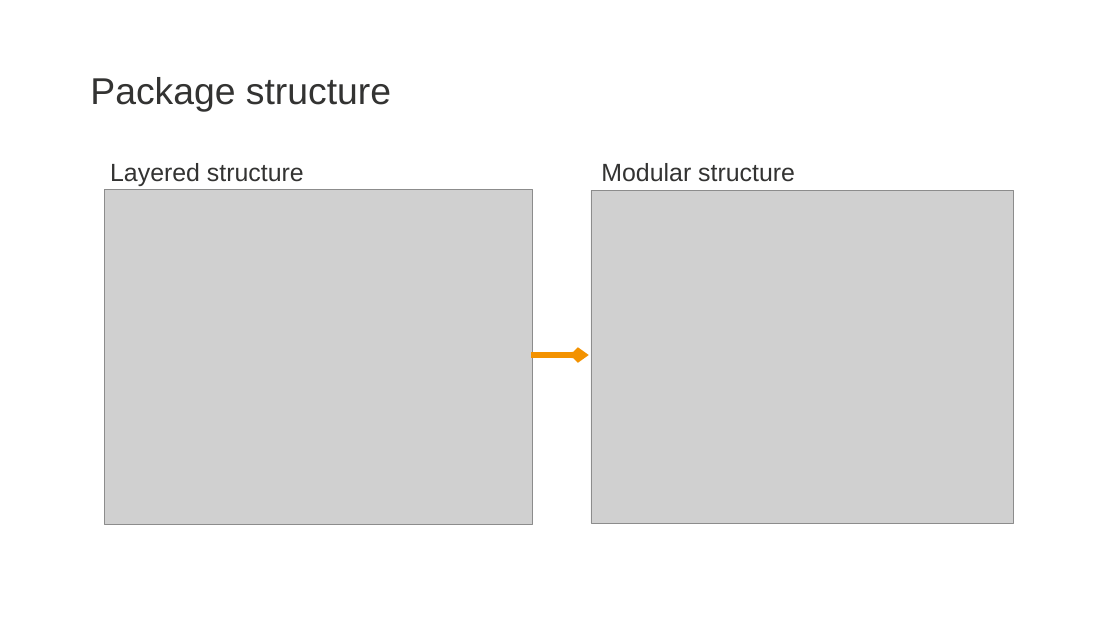
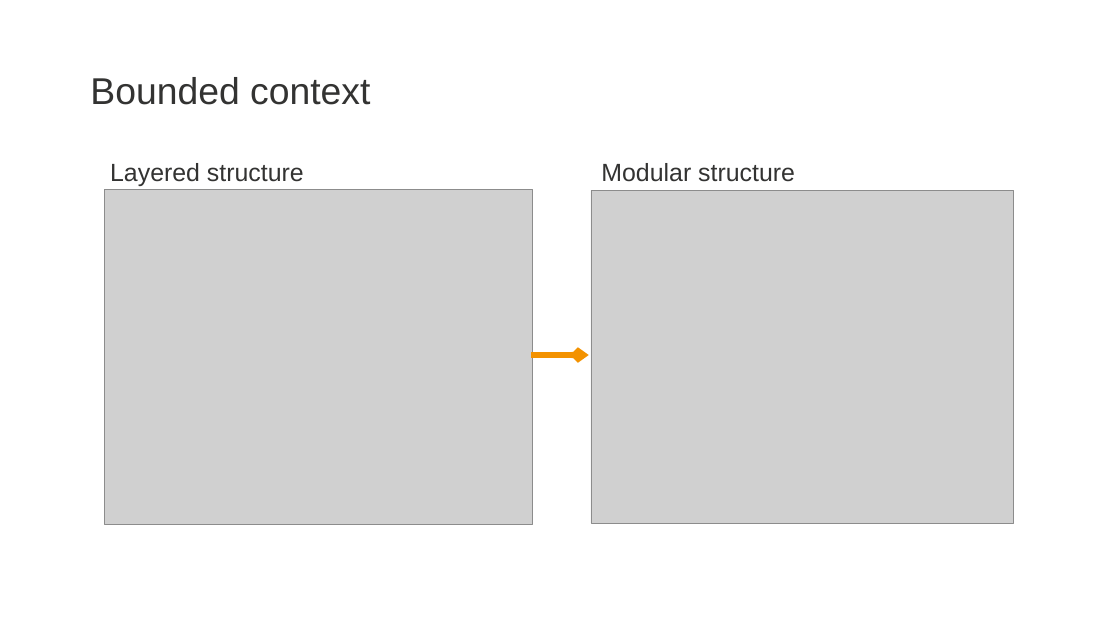
Before and after one commit to zatsepinvl/where-to-put-the-service, a slide deck: slide 27 of Where to put the service.pptm. Drawn at 1120x630 pixels with LibreOffice and Linux fonts; fonts in the diff are those of the drawing; grey boxes stand for pictures; background and template pictures are left out. Boxes give left, top, right and bottom in pixels: in the first picture for what was removed or moved away, otherwise in the second. Text is boxed around its words. In the diff, an @@ line names an element or a change of style, - is before the commit and + after.

```diff
--- a/Where to put the service.pptm
+++ b/Where to put the service.pptm
@@ title at bbox=[90, 77, 370, 105]: text changed @@
-Package structure
+Bounded context
```
Also in this commit, not shown: 2 other slides changed, 1 slide added, 14 other files.
